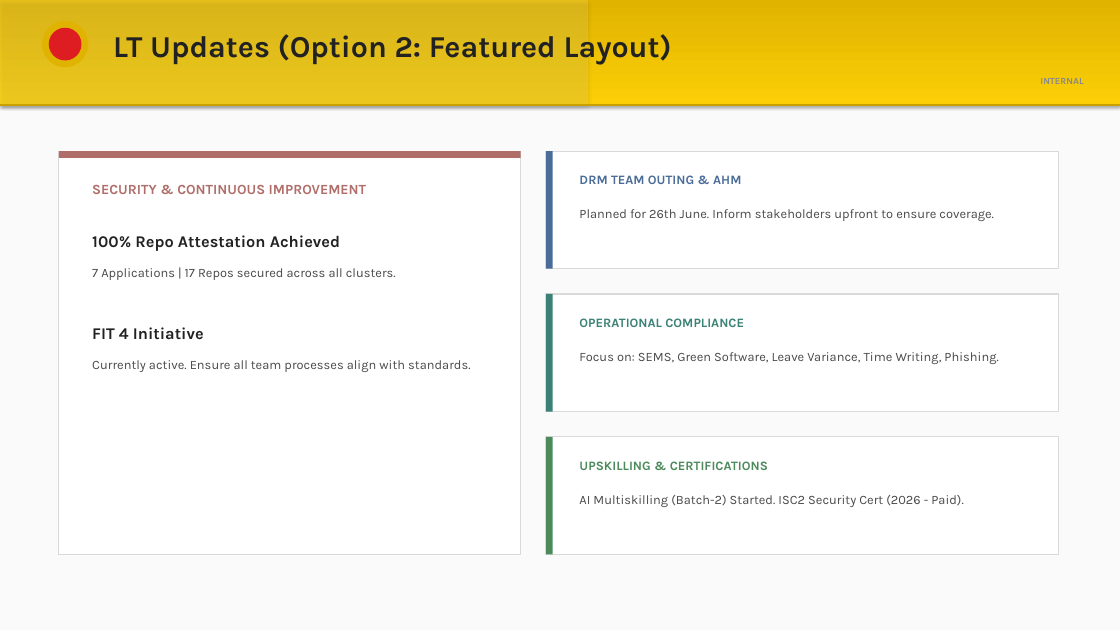
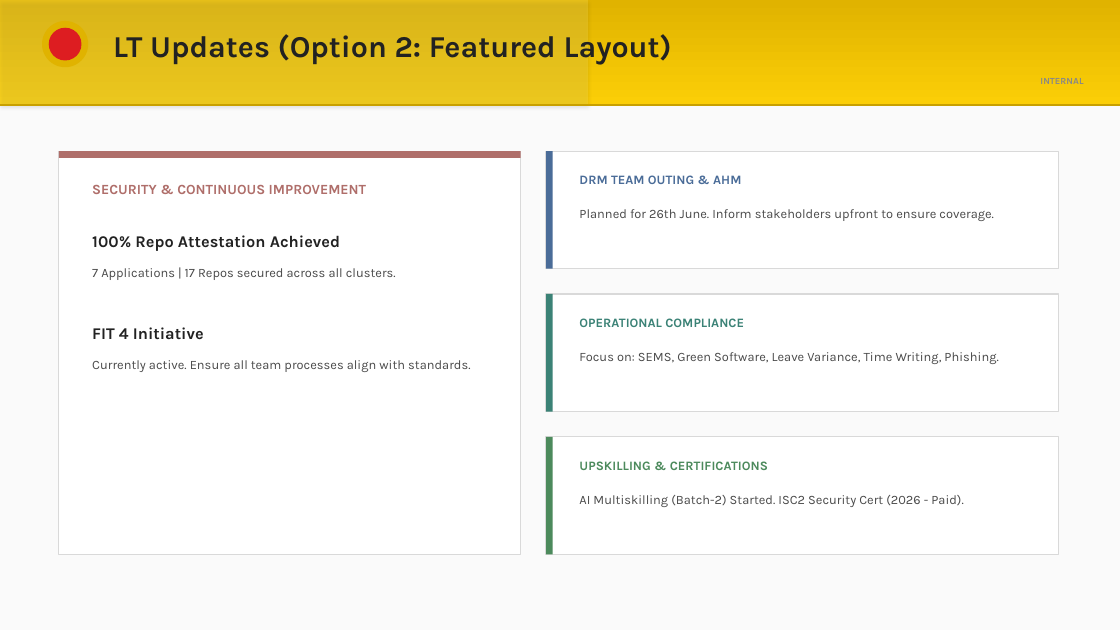
Before and after one commit to Soumya9348/Doc-generator-and-Chatbot, a slide deck: slide 4 of Team_Huddle_Premium.pptx. Drawn at 1120x630 pixels with LibreOffice and Linux fonts; fonts in the diff are those of the drawing. Boxes give left, top, right and bottom in pixels: in the first picture for what was removed or moved away, otherwise in the second. Text is boxed around its words. In the diff, an @@ line names an element or a change of style, - is before the commit and + after.

```diff
--- a/Team_Huddle_Premium.pptx
+++ b/Team_Huddle_Premium.pptx
@@ rectangle at [0,0,1120,105]: shadow off @@
```
Also in this commit, not shown: 4 other slides changed.
